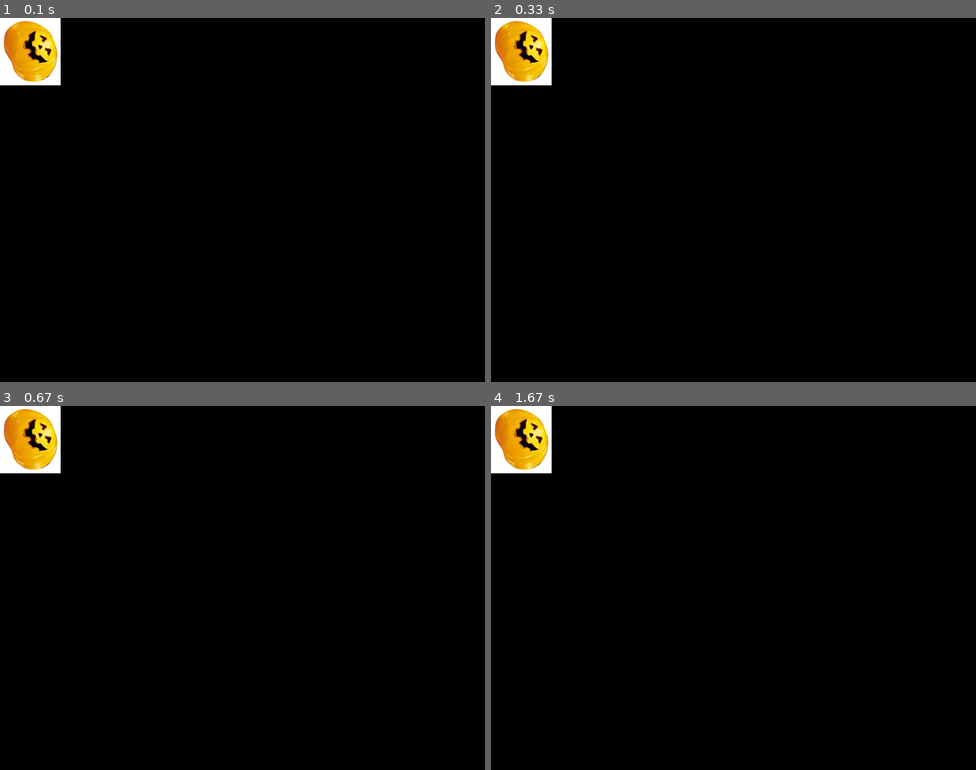
Above: before the commit, frames 1-4 (two rows, left to right).
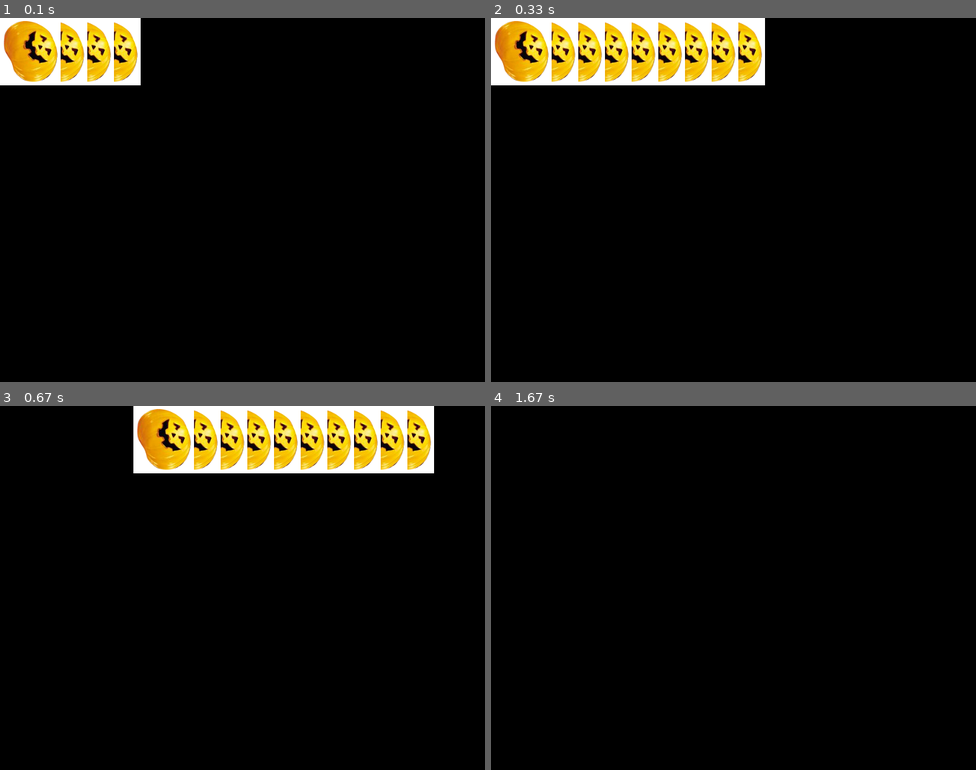
Above: after the commit, the same moments.

Repository: ShantanuSS/working-with-pygame
Game: pygame game, started from Snake game and AI/snakegame.py
Same seed, same stepped clock (60 frames per second), same inputs: the game is played once before the commit and once after it.
Inputs:
- Up to frame 1 (0.1 s): no input
- Up to frame 2 (0.33 s): no input
- Up to frame 3 (0.67 s): no input
- Up to frame 4 (1.67 s): no input

The runs differ from the first frame. In frame 1, 3.0% of the frame differs, in the area x 12-29%, y 0-19%; in frame 2, 8.0%; in frame 3, 13%, in the area x 0-90%, y 0-19%; in frame 4, 2.2%.

Commit message:
moving snake; but infinite loop

Diff:
--- a/Snake game and AI/snakegame.py
+++ b/Snake game and AI/snakegame.py
@@ -22,7 +22,7 @@
         self.updatecount+=1
         if  self.updatecount > self.updatecountmax:
             for i in range(self.length-1,0,-1):
-                print ("self.x["+ str(i)+"]=self.x["+setr(i-1)+"]")
+                print ("self.x["+ str(i)+"]=self.x["+str(i-1)+"]")
                 self.x[i]=self.x[i-1]
                 self.y[i]=self.y[i-1]
 
@@ -63,13 +63,14 @@
     def on_init(self):
         pygame.init()
         self.displayG=pygame.display.set_mode((self.window_width,self.window_height),pygame.HWSURFACE)
-        pygame.display.set_caption('Snake Game for you') #pyagamedisplay
+        pygame.display.set_caption('Snake Game for you')
         self.runningG=True
         self.imageG=pygame.image.load("pygame.png").convert()
     def on_event(self,event):
         if event.type==QUIT:
             self.runningG=False
     def on_loop(self):
+        self.player.update()
         pass
     def on_render(self):
         self.displayG.fill((0,0,0))
